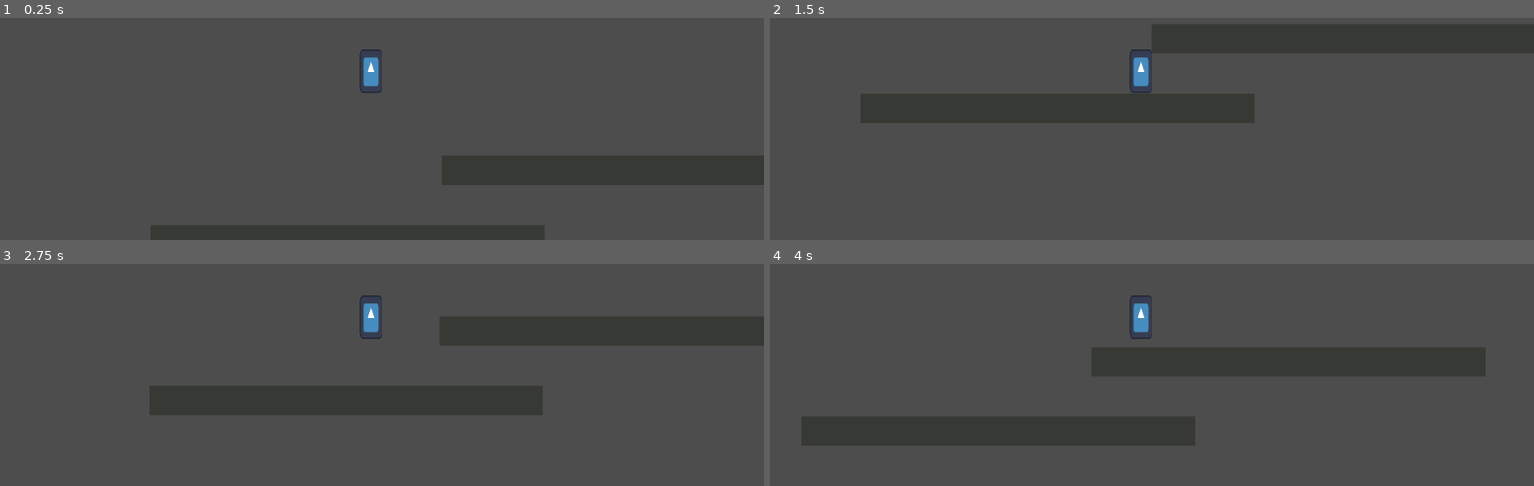
Above: before the commit, frames 1-4 (two rows, left to right).
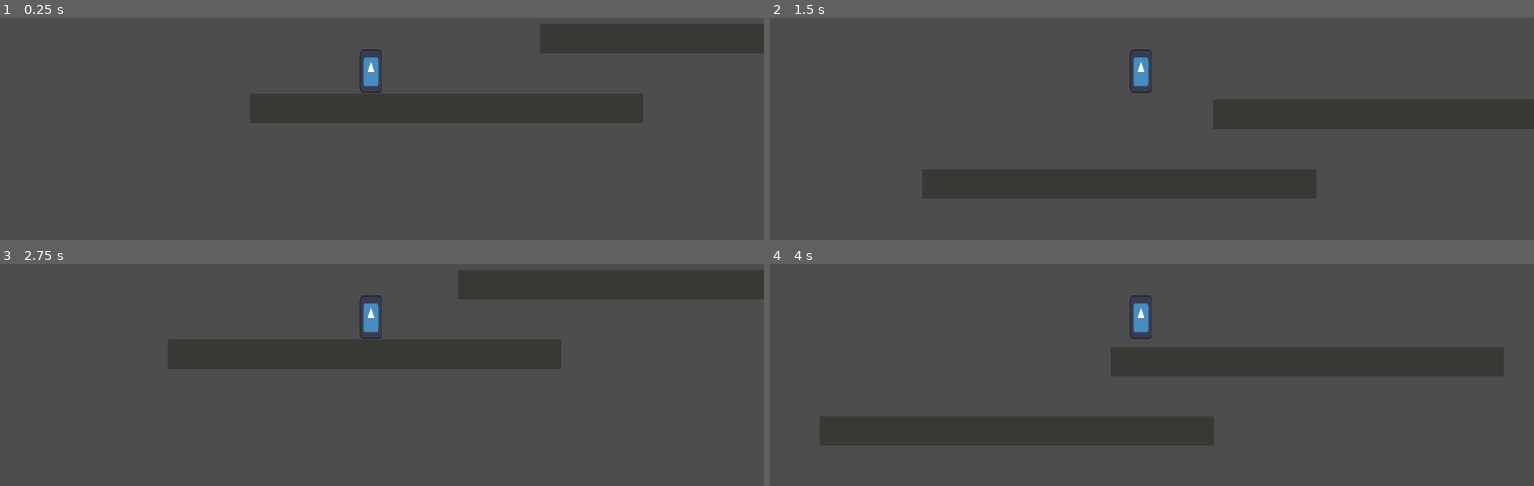
Above: after the commit, the same moments.

Repository: Odar-13/Puntformer
Game: Godot game, scene res://scenes/overworld.tscn
Same seed, same stepped clock (60 frames per second), same inputs: the game is played once before the commit and once after it. The engine's default icon, where the game draws it, is replaced by a stand-in: a white triangle on a blue panel in a dark square.
Inputs:
- Up to frame 1 (0.25 s): no input
- Up to frame 2 (1.5 s): tap Enter (ui_accept) at 0.5, 0.77 s; hold D (move_right) from 0.53 s (still down)
- Up to frame 3 (2.75 s): tap Enter (ui_accept) at 1.52 s; release D (move_right) at 2.03 s; hold A (move_left) from 2.03 s (still down)
- Up to frame 4 (4 s): release A (move_left) at 2.78 s; hold D (move_right) from 2.78 s (still down); tap Enter (ui_accept) at 3.02, 3.77 s

The runs differ from the first frame. In frame 1, 20% of the frame differs, in the area x 19-100%, y 3-100%; in frame 2, 24%, in the area x 11-100%, y 3-81%; in frame 3, 23%; in frame 4, 1.2%.

Commit message:
Player spawns on ground

Diff:
--- a/scenes/overworld.tscn
+++ b/scenes/overworld.tscn
@@ -14,7 +14,7 @@
 [node name="Overworld" type="Node2D"]
 
 [node name="CharacterBody2D" parent="." instance=ExtResource("1_5m1cs")]
-position = Vector2(641, 164)
+position = Vector2(352, 577)
 
 [node name="Platform" type="StaticBody2D" parent="."]
 
